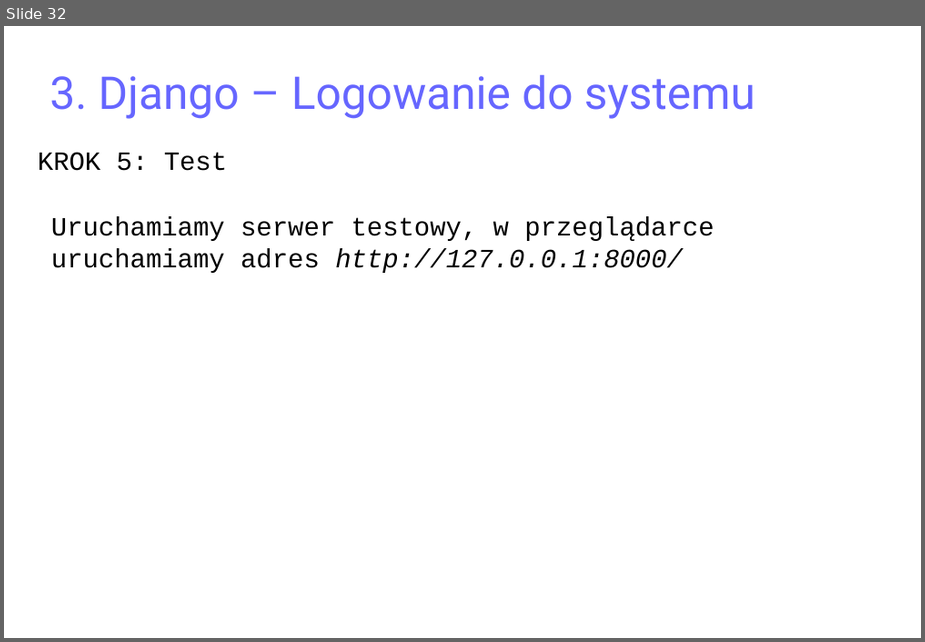
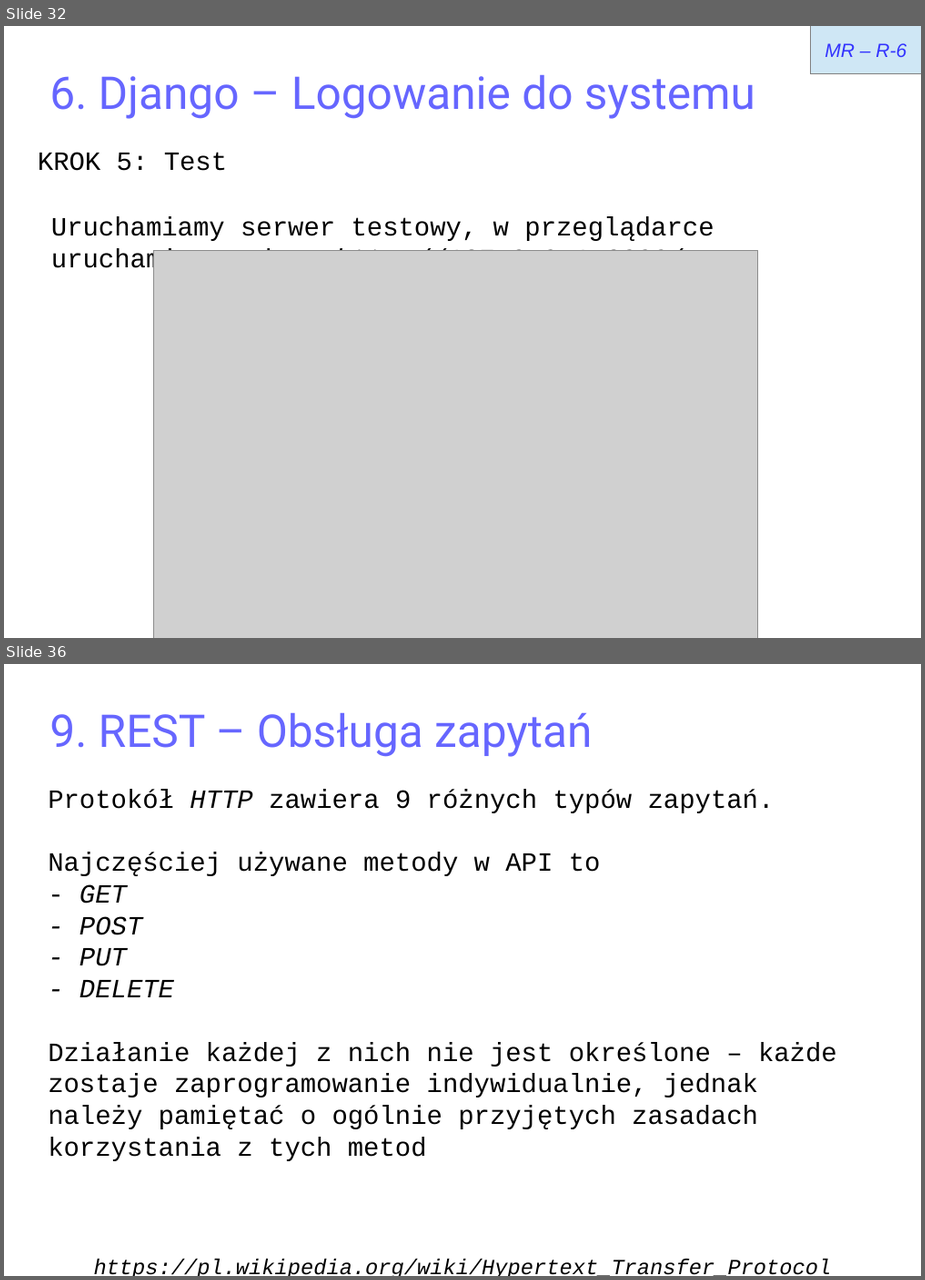
Before and after one commit to matulik/reinyzagam, a slide deck: Docs/presentation.odp. Shown one above the other, each under a label of ours: slide 32 before the commit, slides 32 and 36 after it; the slides between them are not shown. The pictures are 925x642 and 925x1280 pixels, drawn with LibreOffice and Linux fonts; fonts in the diff are those of the drawing; grey boxes stand for pictures. Boxes give left, top, right and bottom in pixels: in the first picture for what was removed or moved away, otherwise in the second. Text is boxed around its words. In the diff, an @@ line names an element or a change of style, - is before the commit and + after.

```diff
--- a/Docs/presentation.odp
+++ b/Docs/presentation.odp
@@ slide 36 added at (x1=4, y1=664, x2=921, y2=1276), background #FFFFFF @@
@@ title added at (x1=50, y1=713, x2=592, y2=757), 37.7 pt, text #6666FF @@
+9. REST – Obsługa zapytań
@@ text added at (x1=48, y1=789, x2=838, y2=1161), 22 pt, text #000000 @@
+Protokół HTTP zawiera 9 różnych typów zapytań.
+Najczęściej używane metody w API to
+- GET
+- POST
+- PUT
+- DELETE
+Działanie każdej z nich nie jest określone – każde zostaje zaprogramowanie indywidualnie, jednak należy pamiętać o ogólnie przyjętych zasadach korzystania z tych metod
@@ text added at (x1=94, y1=1258, x2=832, y2=1276), 18 pt, text #000000, italic @@
+https://pl.wikipedia.org/wiki/Hypertext_Transfer_Protocol
@@ slide 32 changed as well @@
@@ rectangle added at (x1=811, y1=26, x2=921, y2=73), fill #CFE7F5, outline #808080 0 pt, 16 pt, text #3333FF, italic @@
+MR – R-6
@@ title at (x1=50, y1=75, x2=756, y2=119): text changed @@
-3. Django – Logowanie do systemu
+6. Django – Logowanie do systemu
@@ picture added at (x1=153, y1=251, x2=758, y2=638) @@
```
Also in this commit, not shown: 15 other slides changed, 10 other slides added, 8 other files.
